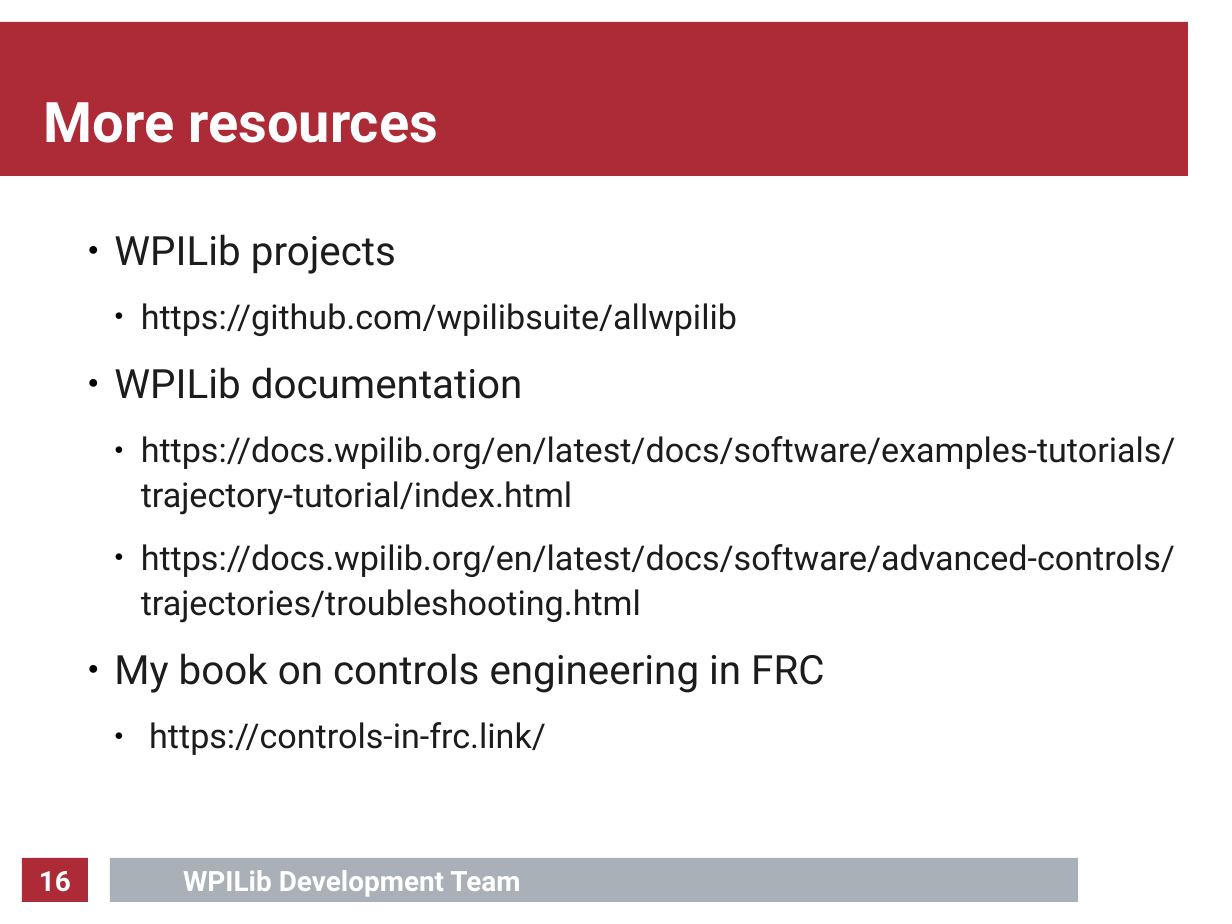
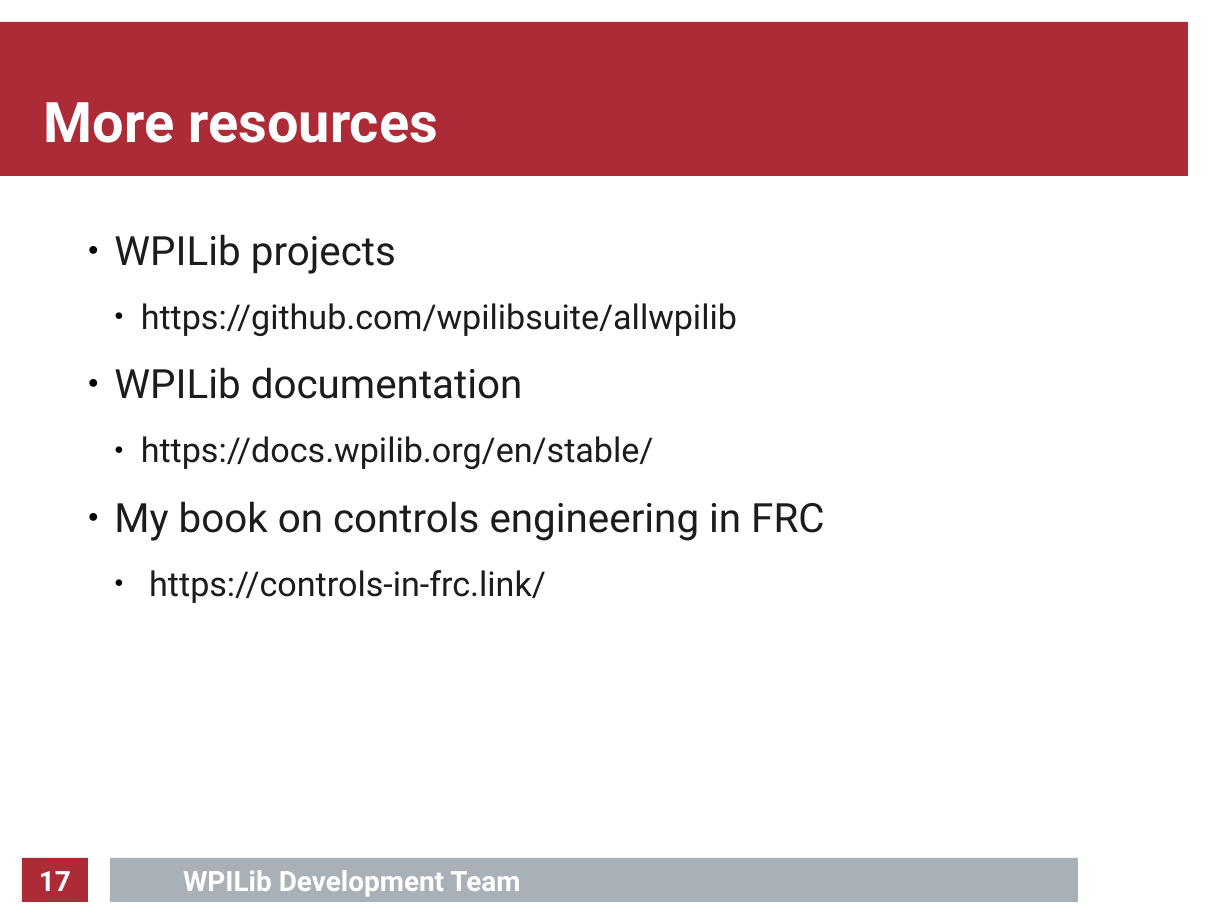
Before and after one commit to calcmogul/auton-driving-presentation, a slide deck: slide 17 of presentation/presentation.odp (slide 16 before the commit). Drawn at 1232x924 pixels with LibreOffice and Linux fonts; fonts in the diff are those of the drawing; background and template pictures are left out. Boxes give left, top, right and bottom in pixels: in the first picture for what was removed or moved away, otherwise in the second. Text is boxed around its words. In the diff, an @@ line names an element or a change of style, - is before the commit and + after.

```diff
--- a/presentation/presentation.odp
+++ b/presentation/presentation.odp
@@ text at (141,436,654,469): text changed @@
-  ● https://docs.wpilib.org/en/latest/docs/software/examples-tutorials/trajectory-tutorial/index.html
-  ● https://docs.wpilib.org/en/latest/docs/software/advanced-controls/trajectories/troubleshooting.html
+  ● https://docs.wpilib.org/en/stable/
@@ page number at (39,871,71,891): text changed @@
-16
+17
```
Also in this commit, not shown: 9 other slides changed, 1 slide added, 6 other files.
